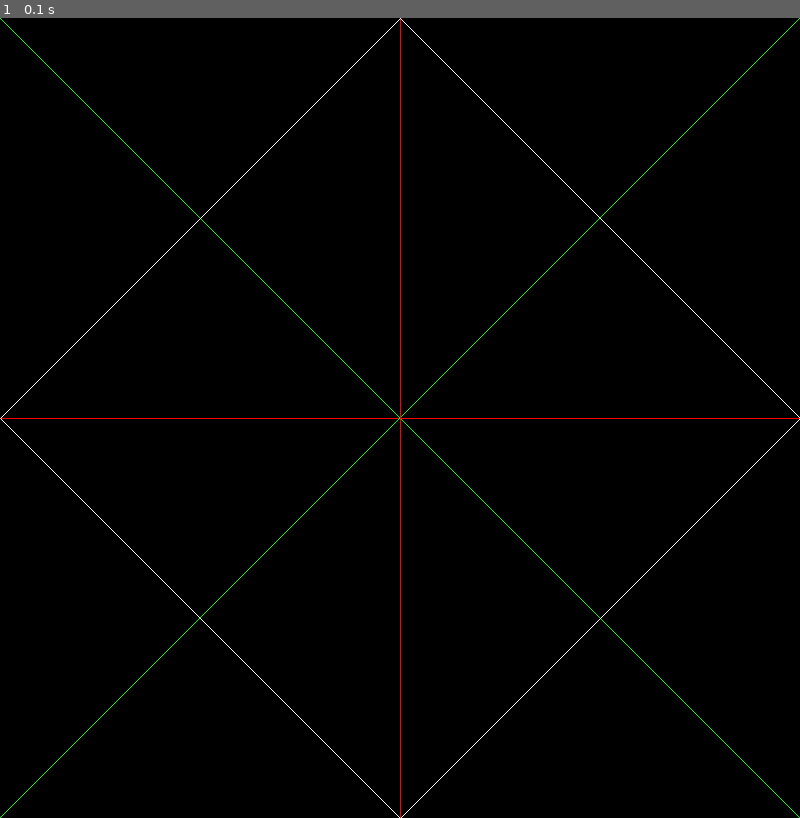
Above: before the commit, frame 1.
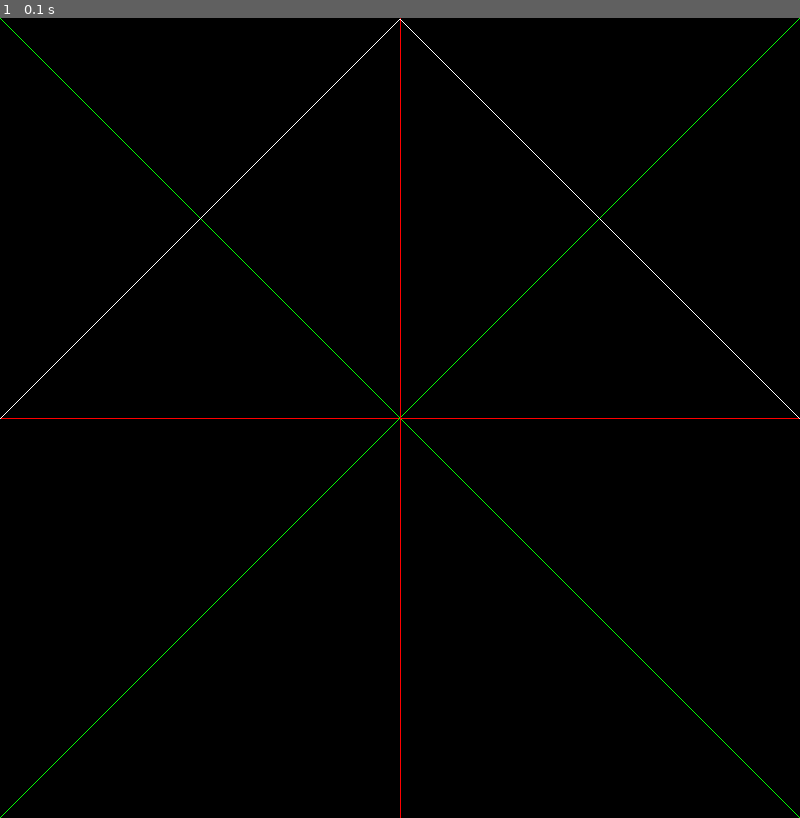
Above: after the commit, the same moment.

Repository: nehakdeshmukh/PyGame
Game: pygame game, started from dimond.py
Same seed, same stepped clock (60 frames per second), same inputs: the game is played once before the commit and once after it.
Inputs:
- Up to frame 1 (0.1 s): no input

The runs differ from the first frame. In frame 1, 0.2% of the frame differs, in the area x 0-100%, y 0-100%.

Commit message:
used different logic to add half Dimond

Diff:
--- a/dimond.py
+++ b/dimond.py
@@ -36,11 +36,16 @@
     pixAr[i][400] = red
     pixAr[400][i] = red
 
+for i in range(0,400):
+        pixAr[400-1-i][i+1] = white
+        pixAr[400+i][i+1] = white
+        # pixAr[400-1-i][i+1] = white
+        # pixAr[400-1-i][i+1] = white
 
-pygame.draw.line(gameDisplay, white, (0, 400), (400, 0), 1)
-pygame.draw.line(gameDisplay, white, (0, 400), (400, 800), 1)
-pygame.draw.line(gameDisplay, white, (800, 400), (400, 0), 1)
-pygame.draw.line(gameDisplay, white, (800, 400), (400, 800), 1)
+# pygame.draw.line(gameDisplay, white, (0, 400), (400, 0), 1)
+# pygame.draw.line(gameDisplay, white, (0, 400), (400, 800), 1)
+# pygame.draw.line(gameDisplay, white, (800, 400), (400, 0), 1)
+# pygame.draw.line(gameDisplay, white, (800, 400), (400, 800), 1)
 
 # main application loop
 run = True
